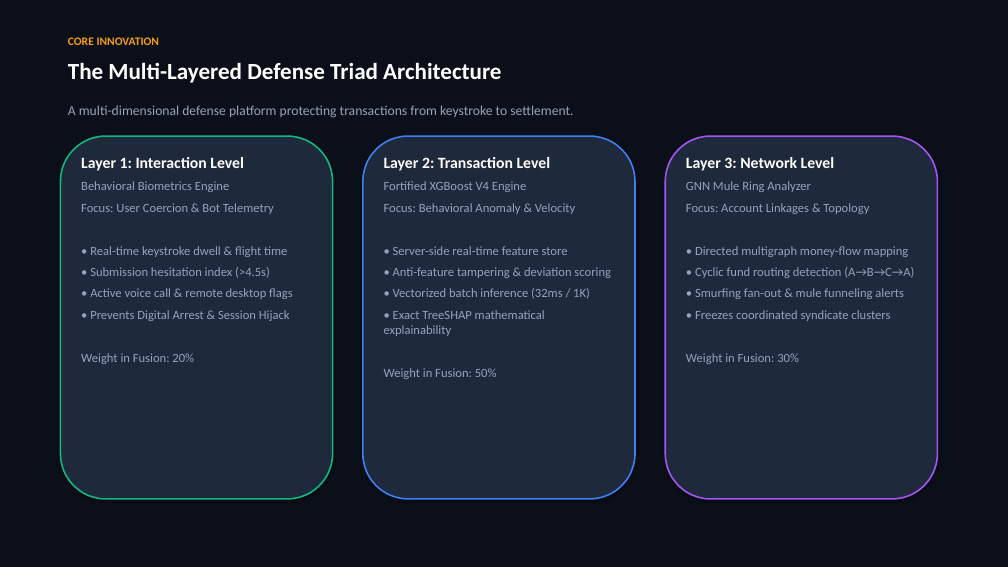
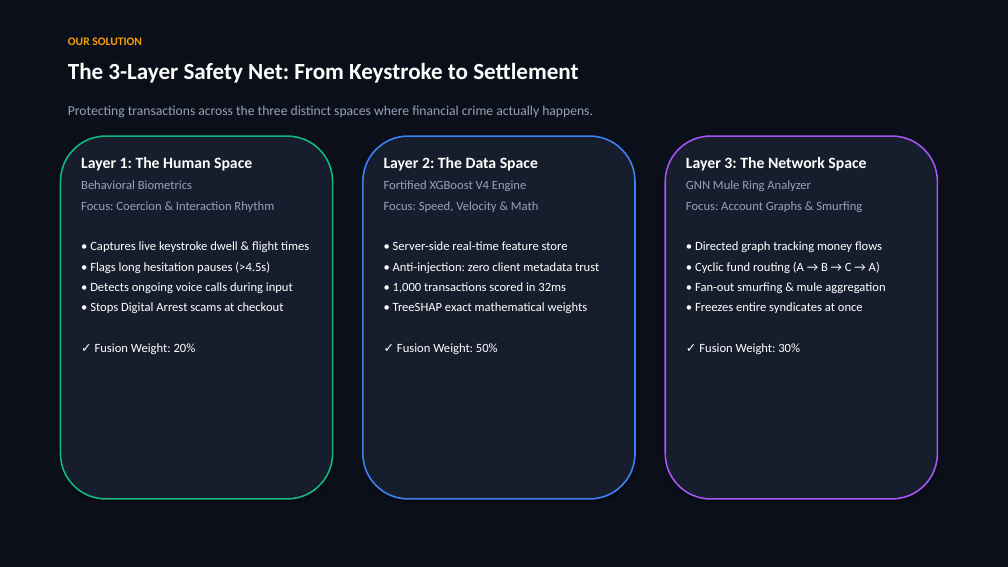
Before and after one commit to Abhay-s-8/defense, a slide deck: slide 3 of docs/AI_Defense_Lab_Presentation.pptx. Drawn at 1008x567 pixels with LibreOffice and Linux fonts; fonts in the diff are those of the drawing. Boxes give left, top, right and bottom in pixels: in the first picture for what was removed or moved away, otherwise in the second. Text is boxed around its words. In the diff, an @@ line names an element or a change of style, - is before the commit and + after.

```diff
--- a/docs/AI_Defense_Lab_Presentation.pptx
+++ b/docs/AI_Defense_Lab_Presentation.pptx
@@ text at box(68, 37, 142, 45): text changed @@
-CORE INNOVATION
+OUR SOLUTION
@@ text at box(68, 62, 578, 83): text changed @@
-The Multi-Layered Defense Triad Architecture
+The 3-Layer Safety Net: From Keystroke to Settlement
@@ text at box(68, 105, 593, 118): text changed @@
-A multi-dimensional defense platform protecting transactions from keystroke to settlement.
+Protecting transactions across the three distinct spaces where financial crime actually happens.
@@ fill #1E293B to #161E2E in 3 elements at box(665, 136, 938, 499), box(363, 136, 635, 499), box(60, 136, 333, 499) @@
@@ text in rounded rectangle at box(81, 157, 309, 354): text changed; text colour #94A3B8 to #FFFFFF @@
-Layer 1: Interaction Level
-Behavioral Biometrics Engine
-Focus: User Coercion & Bot Telemetry
-• Real-time keystroke dwell & flight time
-• Submission hesitation index (>4.5s)
-• Active voice call & remote desktop flags
-• Prevents Digital Arrest & Session Hijack
-Weight in Fusion: 20%
+Layer 1: The Human Space
+Behavioral Biometrics
+Focus: Coercion & Interaction Rhythm
+• Captures live keystroke dwell & flight times
+• Flags long hesitation pauses (>4.5s)
+• Detects ongoing voice calls during input
+• Stops Digital Arrest scams at checkout
+✓ Fusion Weight: 20%
@@ text in rounded rectangle at box(384, 157, 538, 171): text changed @@
-Layer 2: Transaction Level
+Layer 2: The Data Space
@@ text in rounded rectangle at box(686, 157, 866, 171): text changed @@
-Layer 3: Network Level
+Layer 3: The Network Space
@@ text in rounded rectangle at box(384, 201, 538, 212): text changed @@
-Focus: Behavioral Anomaly & Velocity
+Focus: Speed, Velocity & Math
@@ text in rounded rectangle at box(384, 180, 568, 250): text colour #94A3B8 to #FFFFFF in "• Server-side real-time feature store"; less space between paragraphs @@
@@ text in rounded rectangle at box(686, 201, 885, 354): text changed; text colour #94A3B8 to #FFFFFF @@
-Focus: Account Linkages & Topology
-• Directed multigraph money-flow mapping
-• Cyclic fund routing detection (A→B→C→A)
-• Smurfing fan-out & mule funneling alerts
-• Freezes coordinated syndicate clusters
-Weight in Fusion: 30%
+Focus: Account Graphs & Smurfing
+• Directed graph tracking money flows
+• Cyclic fund routing (A → B → C → A)
+• Fan-out smurfing & mule aggregation
+• Freezes entire syndicates at once
+✓ Fusion Weight: 30%
@@ text in rounded rectangle at box(393, 262, 599, 354): text changed; text colour #94A3B8 to #FFFFFF @@
-• Anti-feature tampering & deviation scoring
-• Vectorized batch inference (32ms / 1K)
-• Exact TreeSHAP mathematical explainability
-Weight in Fusion: 50%
+• Anti-injection: zero client metadata trust
+• 1,000 transactions scored in 32ms
+• TreeSHAP exact mathematical weights
+✓ Fusion Weight: 50%
```
Also in this commit, not shown: 10 other slides changed, 1 slide added, 1 slide removed, 2 other files.
